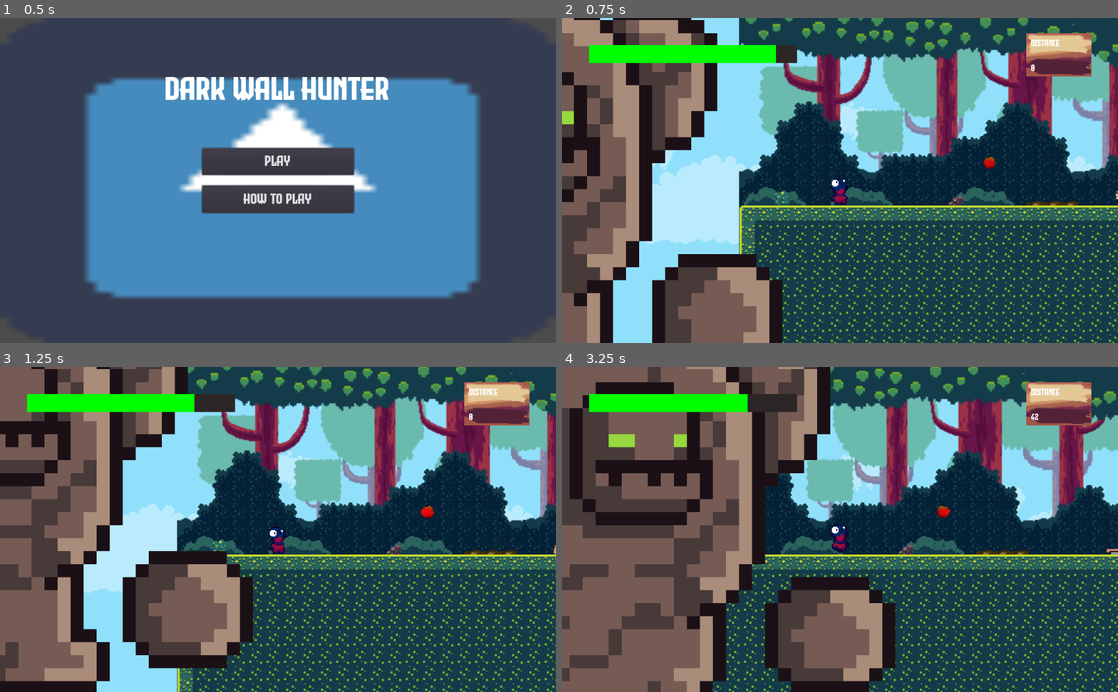
Above: before the commit, frames 1-4 (two rows, left to right).
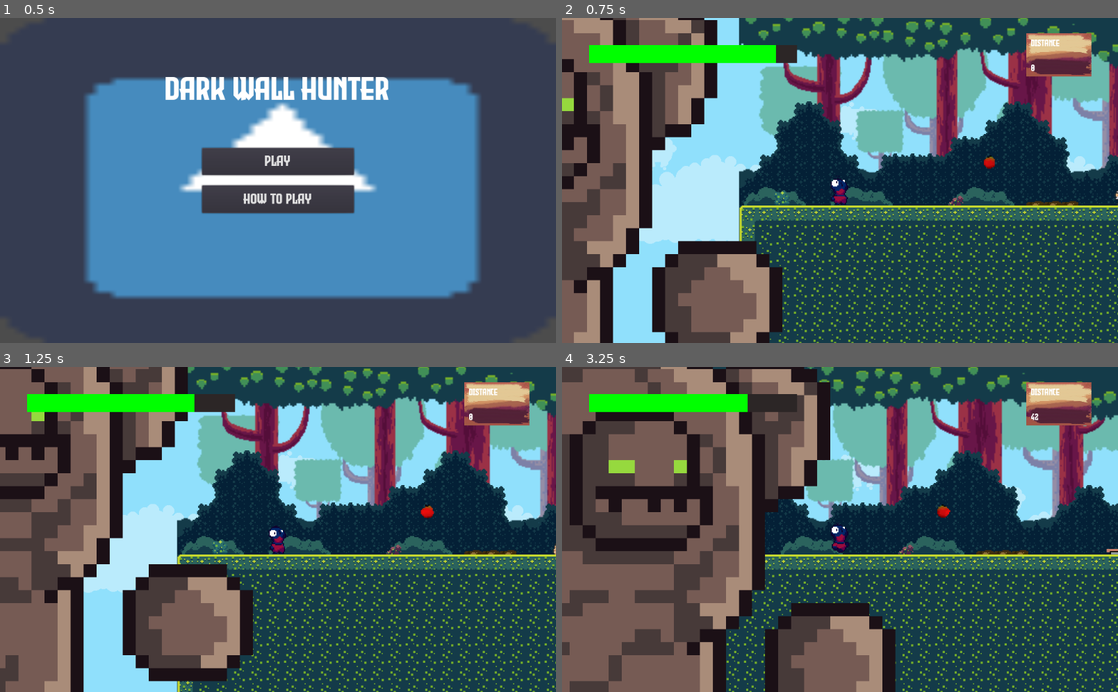
Above: after the commit, the same moments.

Repository: bosskab123/godot-wild-jam-36
Game: Godot game, scene res://scenes/uis/MainMenuUI.tscn
The game is run twice, just before and just after one commit, with the same random seed, the same clock (stepped at 60 frames per second) and the same inputs. The engine's default icon, where the game draws it, is replaced by a stand-in: a white triangle on a blue panel in a dark square. Sound files missing from this copy of the repository are replaced by a short silence.
Inputs:
- Up to frame 1 (0.5 s): no input
- Up to frame 2 (0.75 s): click "Play" at 0.5 s
- Up to frame 3 (1.25 s): no input
- Up to frame 4 (3.25 s): hold D (move_right) 1.28-2.03 s; tap Y (next_chunk) at 1.35, 2.85 s; tap W (jump) at 1.52, 2.27 s; hold A (move_left) 2.03-2.78 s; tap T (previous_chunk) at 2.1 s; hold D (move_right) from 2.78 s (still down)

Frame 1 is identical in both runs. In frame 2, 10% of the frame differs, in the area x 0-40%, y 0-100%; in frame 3, 14%; in frame 4, 27%, in the area x 0-60%, y 0-100%.

Commit message:
Add spring sfx and mud sfx bug

Diff:
--- a/scenes/MainGame.tscn
+++ b/scenes/MainGame.tscn
@@ -182,7 +182,8 @@
 position = Vector2( -232.706, 280 )
 
 [node name="VisibilityNotifier2D" type="VisibilityNotifier2D" parent="DeadWall"]
-position = Vector2( 204.338, 0 )
+position = Vector2( -25.7735, -109.407 )
+scale = Vector2( 21.9895, 19.7895 )
 
 [node name="DeadFloor" parent="." instance=ExtResource( 7 )]
 position = Vector2( 192.173, 368.863 )
--- a/scenes/obstacles/DeadWall.tscn
+++ b/scenes/obstacles/DeadWall.tscn
@@ -54,7 +54,7 @@
 position = Vector2( -37.7549, -217.091 )
 scale = Vector2( 12, 12 )
 frames = SubResource( 8 )
-frame = 5
+frame = 4
 playing = true
 
 [node name="SoundWalk" type="AudioStreamPlayer2D" parent="."]
--- a/scenes/obstacles/Mud.gd
+++ b/scenes/obstacles/Mud.gd
@@ -21,7 +21,9 @@
 	if player_on_mud == true:
 		player.move_vector.x *= SLOW_X_FACTOR
 		player.move_vector.y *= SLOW_Y_FACTOR
-		if player.move_vector.x != 0:
+		if player.move_vector.x != 0 and not sound_walk_mud.playing:
 			sound_walk_mud.play()
+		elif player.move_vector.x == 0 and sound_walk_mud.playing:
+			sound_walk_mud.stop()
 	else:
 		sound_walk_mud.stop()
--- a/scenes/obstacles/Spring.gd
+++ b/scenes/obstacles/Spring.gd
@@ -1,11 +1,13 @@
 extends Area2D
 
 export(float) var SPRING_FORCE: float = 2500
+onready var sound_spring_pop: AudioStreamPlayer = $SoundSpringPop as AudioStreamPlayer
 
 func _on_Spring_body_entered(body):
 	if body.name == "Player":
 		body.move_vector += Vector2.UP * SPRING_FORCE
 		$AnimatedSprite.play("stretch")
+		sound_spring_pop.play()
 
 func _on_Spring_body_exited(body):
 	if body.name == "Player":
--- a/scenes/obstacles/Spring.tscn
+++ b/scenes/obstacles/Spring.tscn
@@ -7,6 +7,7 @@
 [ext_resource path="res://assets/sprites/spring/spring-0.png" type="Texture" id=5]
 [ext_resource path="res://assets/sprites/spring/spring-4.png" type="Texture" id=6]
 [ext_resource path="res://assets/sprites/spring/spring-3.png" type="Texture" id=7]
+[ext_resource path="res://assets/sound/spring-pop.wav" type="AudioStream" id=8]
 
 [sub_resource type="RectangleShape2D" id=1]
 extents = Vector2( 8, 4 )
@@ -42,5 +43,8 @@
 animation = "shrink"
 frame = 5
 
+[node name="SoundSpringPop" type="AudioStreamPlayer" parent="."]
+stream = ExtResource( 8 )
+
 [connection signal="body_entered" from="." to="." method="_on_Spring_body_entered"]
 [connection signal="body_exited" from="." to="." method="_on_Spring_body_exited"]
Not shown, changed: assets/sound/spring-pop.wav.import
Not shown: 1 places in scenes/obstacles/Spring.tscn that only renumber resources
Not shown, removed: assets/sound/spring-jump.wav
Not shown, added: assets/sound/spring-pop.wav
